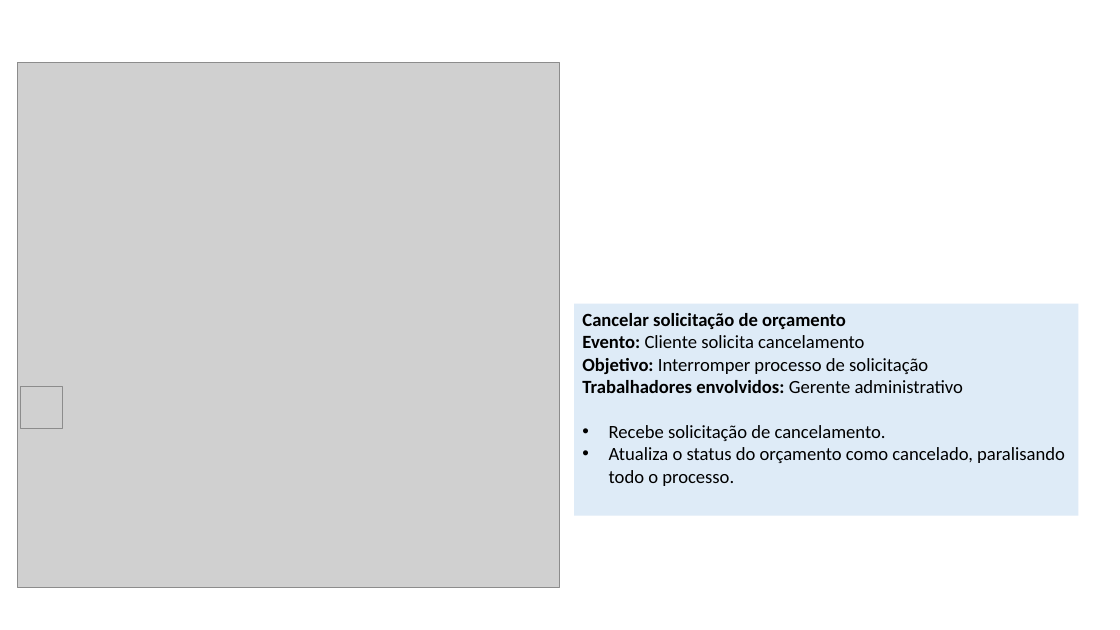
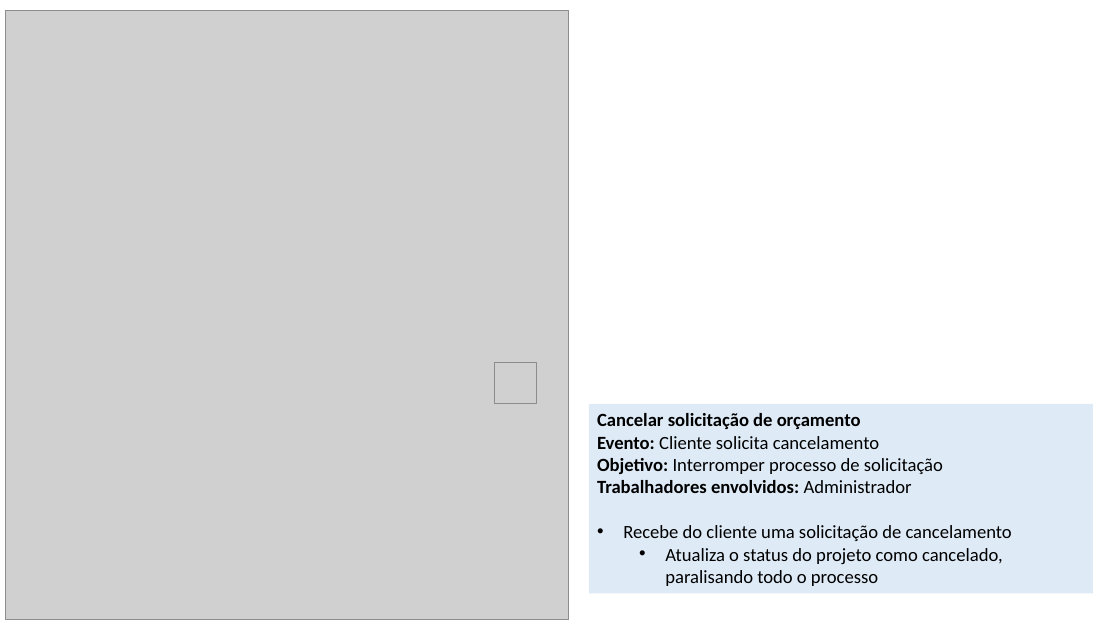
Before and after one commit to somosafsociety/Eng-Soft-EC2A, a slide deck: slide 9 of 18. Descrição dos Processos de Negócio.pptx (slide 5 before the commit). Drawn at 1120x630 pixels with LibreOffice and Linux fonts; fonts in the diff are those of the drawing; grey boxes stand for pictures. Boxes give left, top, right and bottom in pixels: in the first picture for what was removed or moved away, otherwise in the second. Text is boxed around its words. In the diff, an @@ line names an element or a change of style, - is before the commit and + after.

Commit message:
Revisões 16/05
Artefato 15 - Completo e revisado
Artefato 16 - Completo e revisado
Artefato 17 - Completo e revisado
Artefato 18 - Revisado até o processo (slide) 16
Artefato 19 - Precisa trocar as figuras de acordo com o artefato 16 (recomendo usar o ppt do 18 para pegar as figuras)

```diff
--- a/18. Descrição dos Processos de Negócio.pptx
+++ b/18. Descrição dos Processos de Negócio.pptx
@@ picture: place and size @@
-picture at <box>18,63,560,587</box>
+picture at <box>5,10,568,619</box>
@@ picture: place and size @@
-picture at <box>21,387,63,429</box>
+picture at <box>494,362,536,404</box>
@@ rectangle "Cancelar solicitação de orçamento": place and size @@
-rectangle "Cancelar solicitação de orçamento" at <box>575,303,1079,515</box>
+rectangle "Cancelar solicitação de orçamento" at <box>589,404,1093,594</box>
@@ text in rectangle at <box>597,480,1012,586</box>: text changed @@
-Trabalhadores envolvidos: Gerente administrativo
-• Recebe solicitação de cancelamento.
-• Atualiza o status do orçamento como cancelado, paralisando todo o processo.
+Trabalhadores envolvidos: Administrador
+• Recebe do cliente uma solicitação de cancelamento
+  • Atualiza o status do projeto como cancelado, paralisando todo o processo
```
Also in this commit, not shown: 32 other slides changed, 6 other files.
